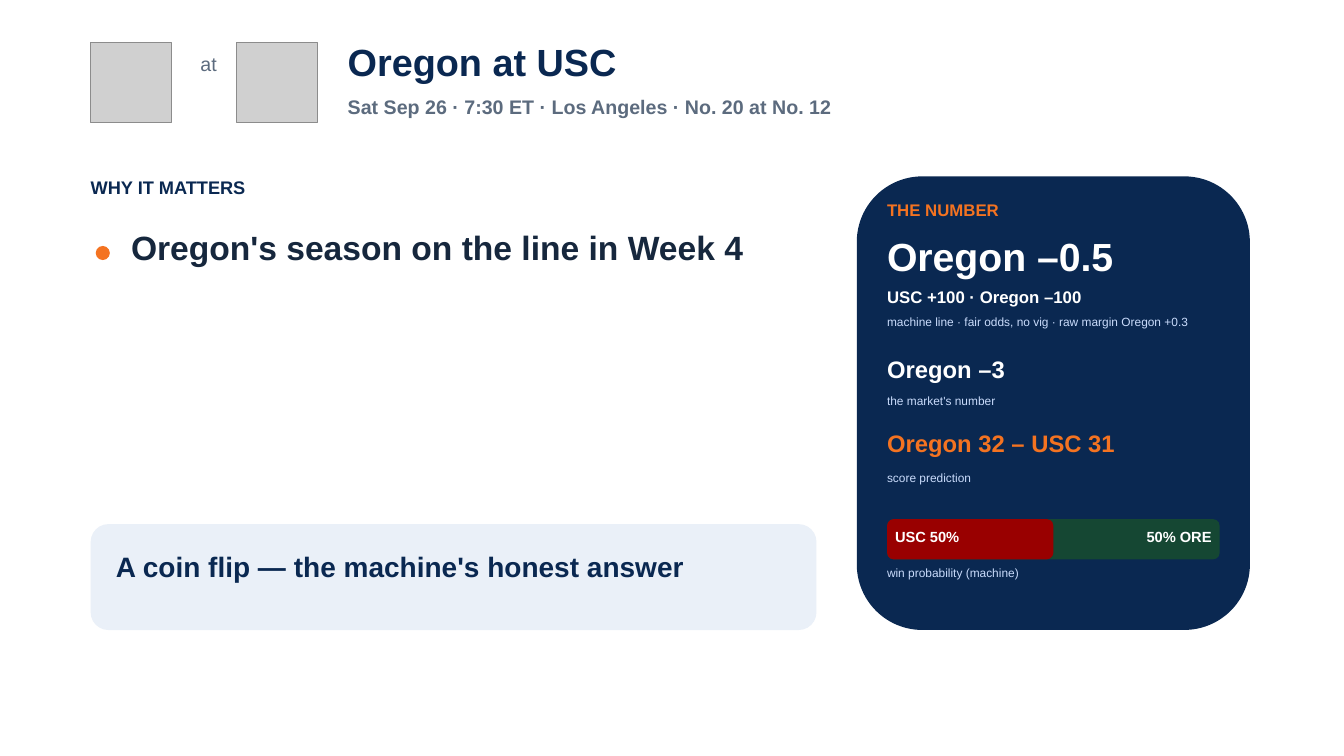
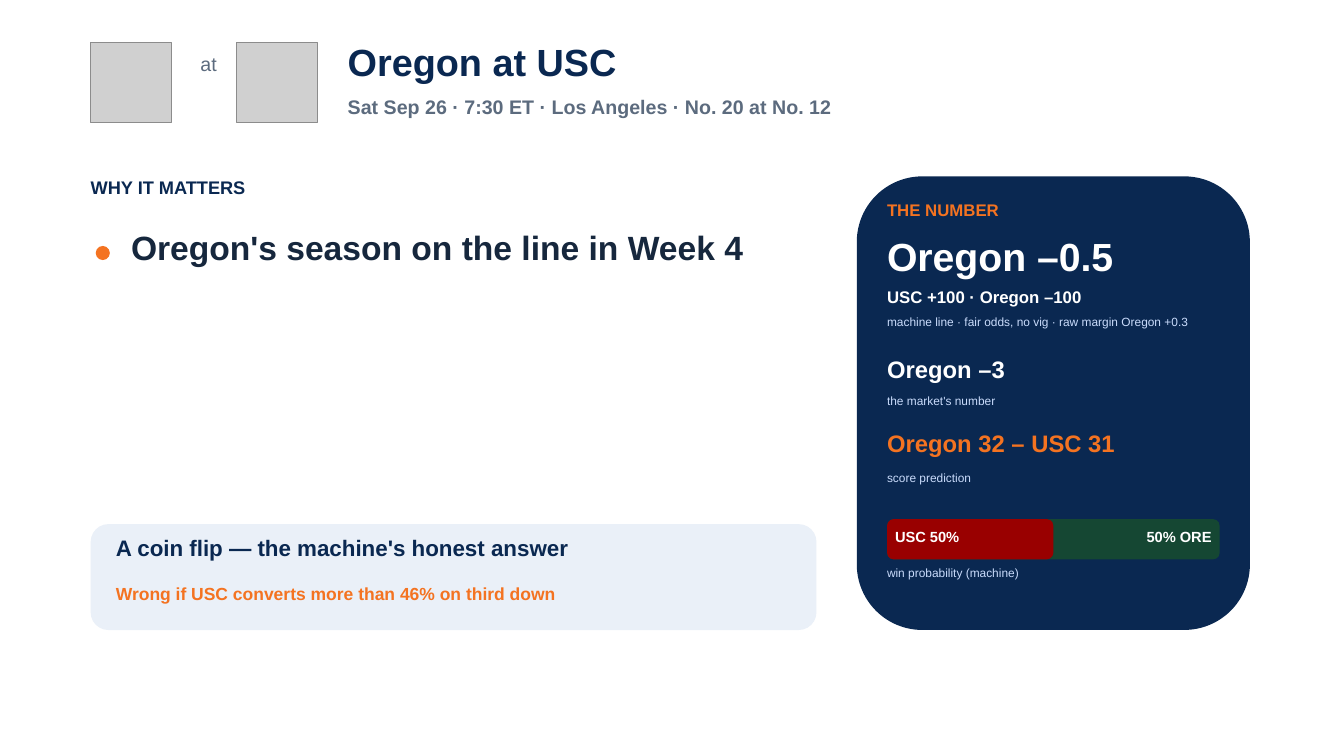
Before and after one commit to lucasalvarezflorida-lab/ncaa-fbs-analytics, a slide deck: slide 15 of decks/2026_Week4_Episode5.pptx. Drawn at 1344x756 pixels with LibreOffice and Linux fonts; fonts in the diff are those of the drawing; grey boxes stand for pictures. Boxes give left, top, right and bottom in pixels: in the first picture for what was removed or moved away, otherwise in the second. Text is boxed around its words. In the diff, an @@ line names an element or a change of style, - is before the commit and + after.

```diff
--- a/decks/2026_Week4_Episode5.pptx
+++ b/decks/2026_Week4_Episode5.pptx
@@ text "A coin flip — the ...": place and size @@
-text "A coin flip — the ..." at (116,556,684,582)
+text "A coin flip — the ..." at (116,539,568,561)
@@ text "A coin flip — the ..." at (116,539,568,561): size 20 to 16 pt @@
@@ text added at (116,587,556,604), 12.5 pt, text #F47321, bold @@
+Wrong if USC converts more than 46% on third down
```
Also in this commit, not shown: 4 other slides changed, 2 other files.
